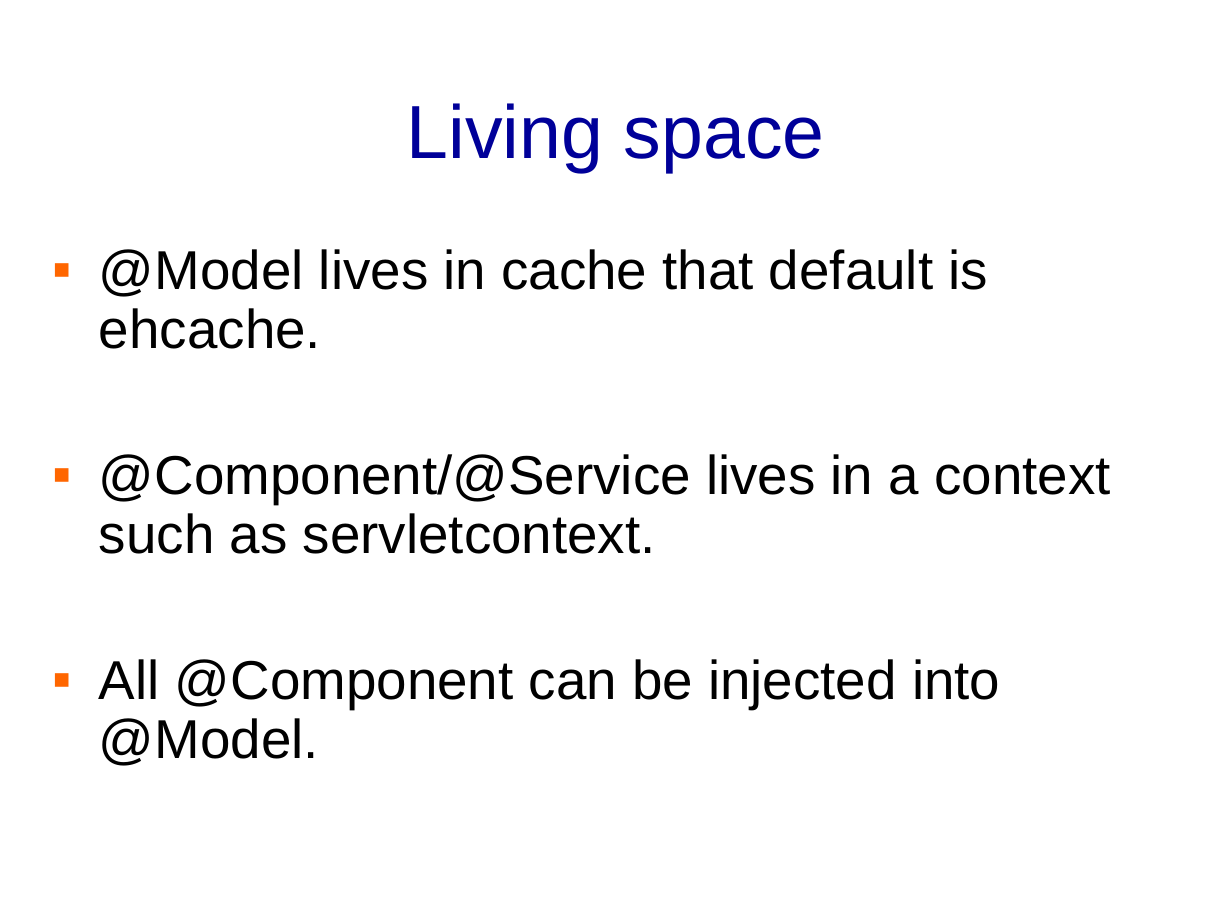
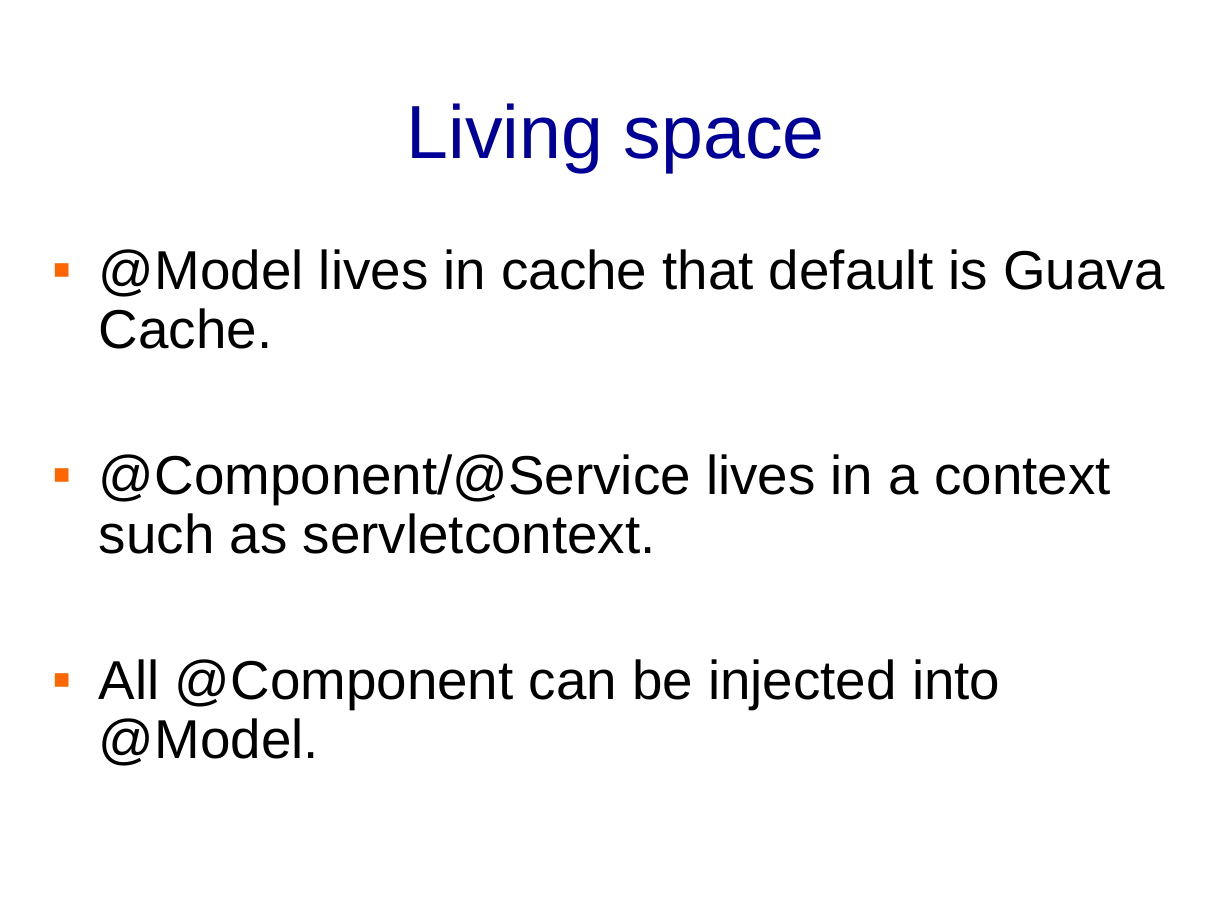
Before and after one commit to banq/banq.github.io, a slide deck: slide 52 of JdonFramework.ppt. Drawn at 1232x924 pixels with LibreOffice and Linux fonts; fonts in the diff are those of the drawing; background and template pictures are left out. Boxes give left, top, right and bottom in pixels: in the first picture for what was removed or moved away, otherwise in the second. Text is boxed around its words. In the diff, an @@ line names an element or a change of style, - is before the commit and + after.

```diff
--- a/JdonFramework.ppt
+++ b/JdonFramework.ppt
@@ text at (99, 249, 1164, 349): text changed @@
-▪ @Model lives in cache that default is ehcache.
+▪ @Model lives in cache that default is Guava Cache.
```
Also in this commit, not shown: 1 other slide changed, 1 other file.
